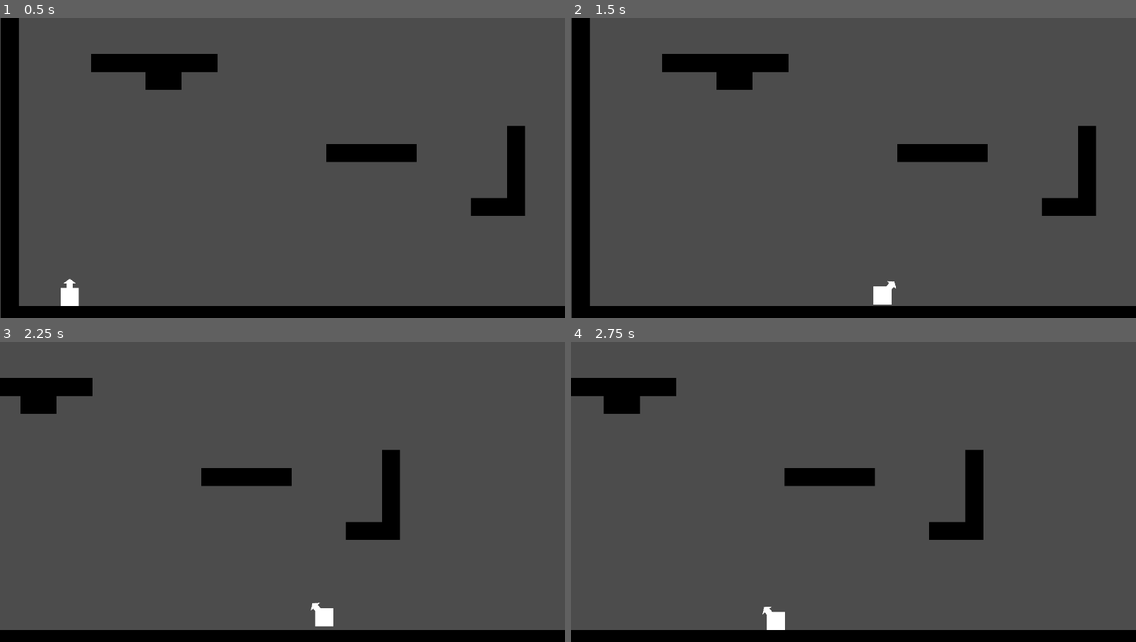
Above: before the commit, frames 1-4 (two rows, left to right).
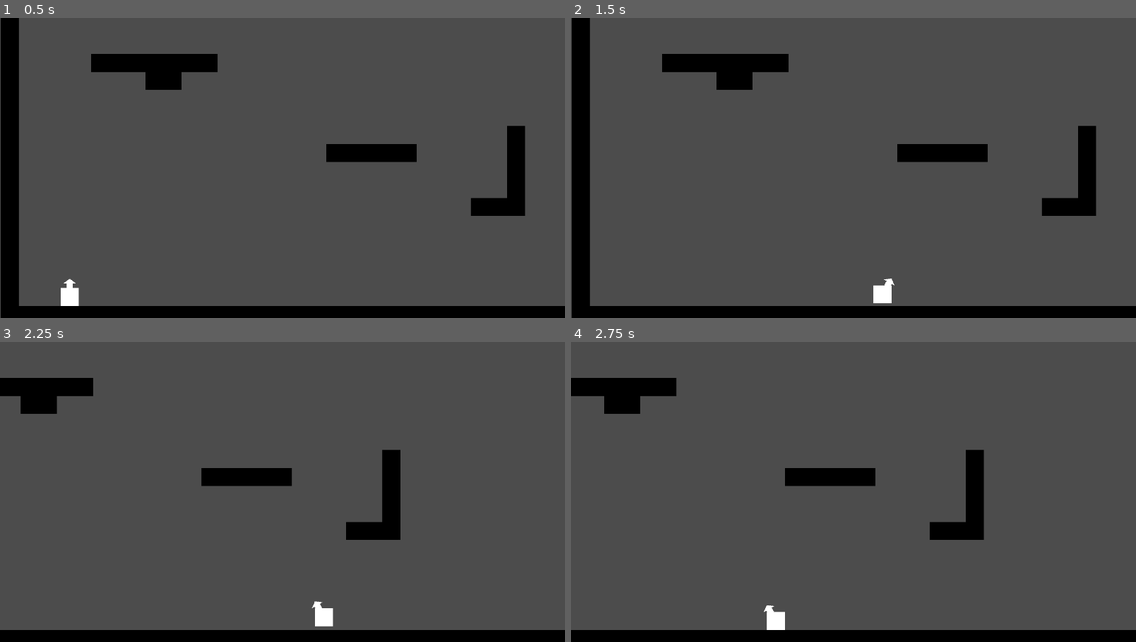
Above: after the commit, the same moments.

Repository: cjsweeten101/dws
Game: Godot game, scene res://Levels/TestingLevel.tscn
Same seed, same stepped clock (60 frames per second), same inputs: the game is played once before the commit and once after it.
Inputs:
- Up to frame 1 (0.5 s): no input
- Up to frame 2 (1.5 s): tap Enter (action) at 0.5, 0.6, 1.35 s; hold D (right) from 0.53 s (still down)
- Up to frame 3 (2.25 s): release D (right) at 2.03 s; hold A (left) from 2.03 s (still down); tap Enter (action) at 2.1 s
- Up to frame 4 (2.75 s): keep holding A (left)

Frame 1 is identical in both runs. In frame 2, less than 0.1% of the frame differs, in the area x 53-58%, y 86-96%; in frame 3, less than 0.1%; in frame 4, 0.1%, in the area x 5-74%, y 18-91%.

Commit message:
refactor aim a bit

Diff:
--- a/Player/Player.gd
+++ b/Player/Player.gd
@@ -57,11 +57,7 @@
 	if grappled:
 		$GrappleCast.rotation_degrees = (grapple_point - global_position).normalized().angle()*180/PI - 90
 	else:
-		$GrappleCast.rotation_degrees = 180 + current_speed.x/max_speed*(40)
-		#if direction == 1:
-		#	$GrappleCast.rotation_degrees = 210
-		#if direction == -1:
-		#	$GrappleCast.rotation_degrees = 150
+		$GrappleCast.rotation_degrees = 180 + current_speed.x/max_speed*(30)
 
 func reel_in():
 	var grapple_vector = (grapple_point - global_position)
